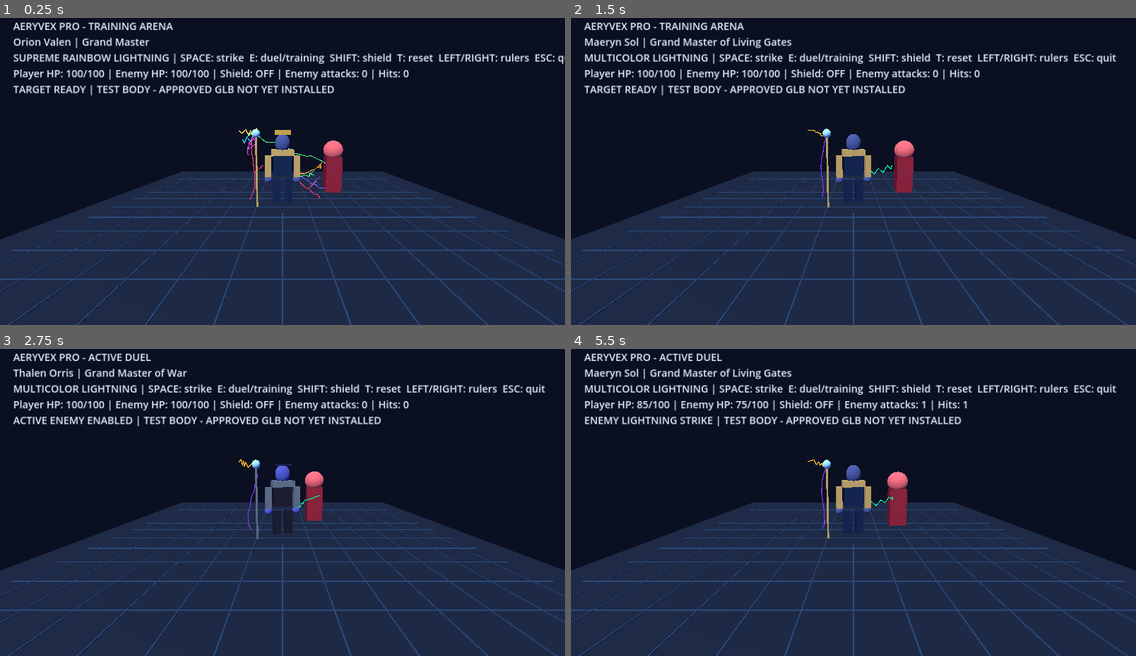
Above: before the commit, frames 1-4 (two rows, left to right).
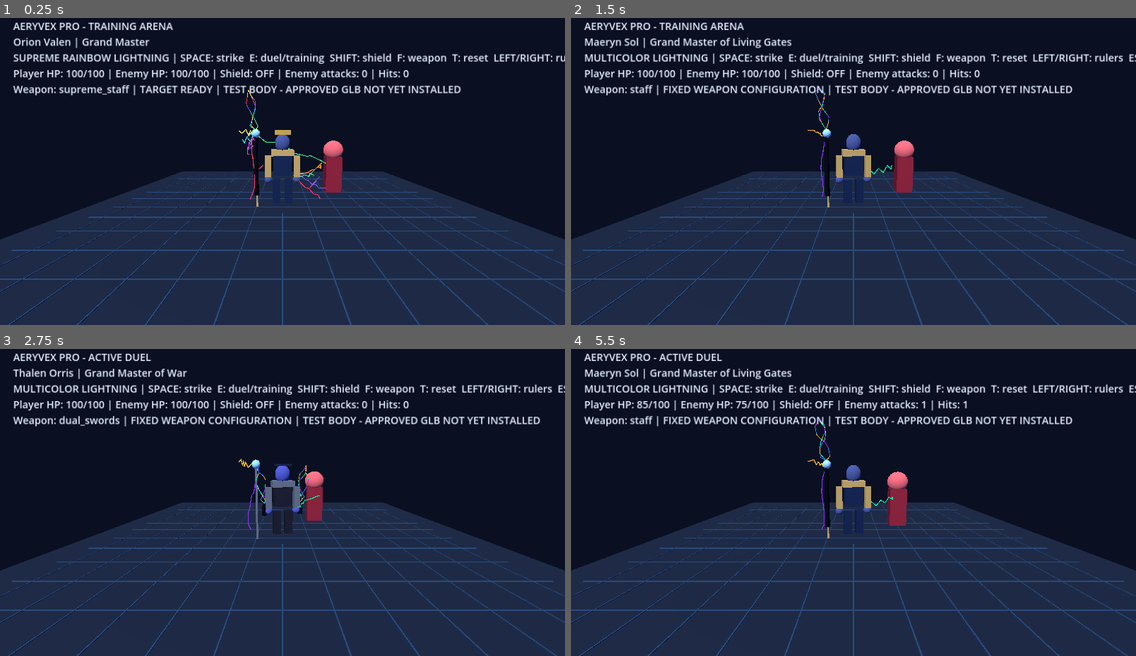
Above: after the commit, the same moments.

Repository: bashamcaleb530-hub/Aeryvex-Pro
Game: Godot game, scene res://CharacterArena.tscn
Two runs of this game, one before a commit and one after it. Both use one fixed random seed, a clock stepped at 60 frames per second and the inputs below. This scene is started directly instead of the project's main scene.
Inputs:
- Up to frame 1 (0.25 s): no input
- Up to frame 2 (1.5 s): tap Enter at 0.5 s; hold Right 0.53-1.28 s; tap F at 0.6, 1.35 s; tap Space at 0.77 s; hold S from 1.28 s (still down)
- Up to frame 3 (2.75 s): tap Space at 1.52 s; release S at 2.03 s; hold Right from 2.03 s (still down); tap E at 2.1 s; tap F at 2.3 s
- Up to frame 4 (5.5 s): release Right at 2.78 s; hold W 2.78-3.53 s; tap Shift at 2.85 s; tap Space at 3.02, 3.77, 4.52 s; tap F every 0.75 s from 3.05 to 5.3 s; hold Left 3.53-5.03 s; tap T at 3.6 s; tap R at 4.35 s; hold S from 5.03 s (still down); tap 1 at 5.1 s

The runs differ from the first frame. In frame 1, 2.0% of the frame differs, in the area x 2-100%, y 11-58%; in frame 2, 2.3%; in frame 3, 2.3%, in the area x 2-100%, y 11-55%; in frame 4, 2.3%.

Commit message:
Integrate selectable ruler conduit weapons and F key staff/dual-sword transformation into arena

Diff:
--- a/original_game/CharacterArena.gd
+++ b/original_game/CharacterArena.gd
@@ -14,6 +14,7 @@
 var label: Label
 var time_s := 0.0
 var attack_timer := 0.0
+var weapon_conduit: Node3D
 var model_loader: Node3D
 var model_active := false
 var status_note := ""
@@ -79,6 +80,9 @@
     # Disable its default ready load; arena selects characters explicitly.
     model_loader.set("character_id", -1)
     character_root.add_child(model_loader)
+    weapon_conduit = Node3D.new()
+    weapon_conduit.set_script(load("res://AeryvexWeaponConduit.gd"))
+    character_root.add_child(weapon_conduit)
     var layer := CanvasLayer.new()
     add_child(layer)
     label = Label.new()
@@ -133,7 +137,7 @@
     current = posmod(index, RULERS.size())
     # Keep the loader resident across selections, clearing only test geometry.
     for child in character_root.get_children():
-        if child != model_loader:
+        if child != model_loader and child != weapon_conduit:
             character_root.remove_child(child)
             child.queue_free()
     _clear(fx_root)
@@ -146,6 +150,7 @@
     enemy_attacks = 0
     enemy_attack_clock = 1.4
     shield_active = false
+    weapon_conduit.call("equip", RULERS[current])
     model_active = model_loader.call("load_character", RULERS[current])
     status_note = "APPROVED GLB LOADED" if model_active else "TEST BODY - APPROVED GLB NOT YET INSTALLED"
     var entry := _character(RULERS[current])
@@ -183,7 +188,7 @@
     _refresh_label()
     if model_active:
         for child in character_root.get_children():
-            if child != model_loader:
+            if child != model_loader and child != weapon_conduit:
                 child.visible = false
     attack_timer = 0.7
 
@@ -196,6 +201,12 @@
         elif event.keycode == KEY_SPACE:
             if attack_timer <= 0.0:
                 _attack_target()
+        elif event.keycode == KEY_F:
+            if weapon_conduit.call("transform"):
+                hit_feedback = "WEAPON TRANSFORMED"
+            else:
+                hit_feedback = "FIXED WEAPON CONFIGURATION"
+            _refresh_label()
         elif event.keycode == KEY_E:
             duel_mode = not duel_mode
             enemy_attack_clock = 1.4
@@ -221,7 +232,8 @@
 func _refresh_label() -> void:
     var entry := _character(RULERS[current])
     var energy := ("SUPREME RAINBOW" if RULERS[current] == 0 else "MULTICOLOR") if entry.get("faction", "") == "aether" else "RED"
-    label.text = "AERYVEX PRO - %s\n%s | %s\n%s LIGHTNING | SPACE: strike  E: duel/training  SHIFT: shield  T: reset  LEFT/RIGHT: rulers  ESC: quit\nPlayer HP: %d/100 | Enemy HP: %d/100 | Shield: %s | Enemy attacks: %d | Hits: %d\n%s | %s" % ["ACTIVE DUEL" if duel_mode else "TRAINING ARENA", entry.get("name", "Unknown"), entry.get("role", ""), energy, int(player_health), int(target_health), "ON" if shield_active else "OFF", enemy_attacks, target_hits, hit_feedback, status_note]
+    var mode: String = weapon_conduit.call("get_mode")
+    label.text = "AERYVEX PRO - %s\n%s | %s\n%s LIGHTNING | SPACE: strike  E: duel/training  SHIFT: shield  F: weapon  T: reset  LEFT/RIGHT: rulers  ESC: quit\nPlayer HP: %d/100 | Enemy HP: %d/100 | Shield: %s | Enemy attacks: %d | Hits: %d\nWeapon: %s | %s | %s" % ["ACTIVE DUEL" if duel_mode else "TRAINING ARENA", entry.get("name", "Unknown"), entry.get("role", ""), energy, int(player_health), int(target_health), "ON" if shield_active else "OFF", enemy_attacks, target_hits, mode, hit_feedback, status_note]
 
 func _attack_target() -> void:
     attack_timer = 0.48
